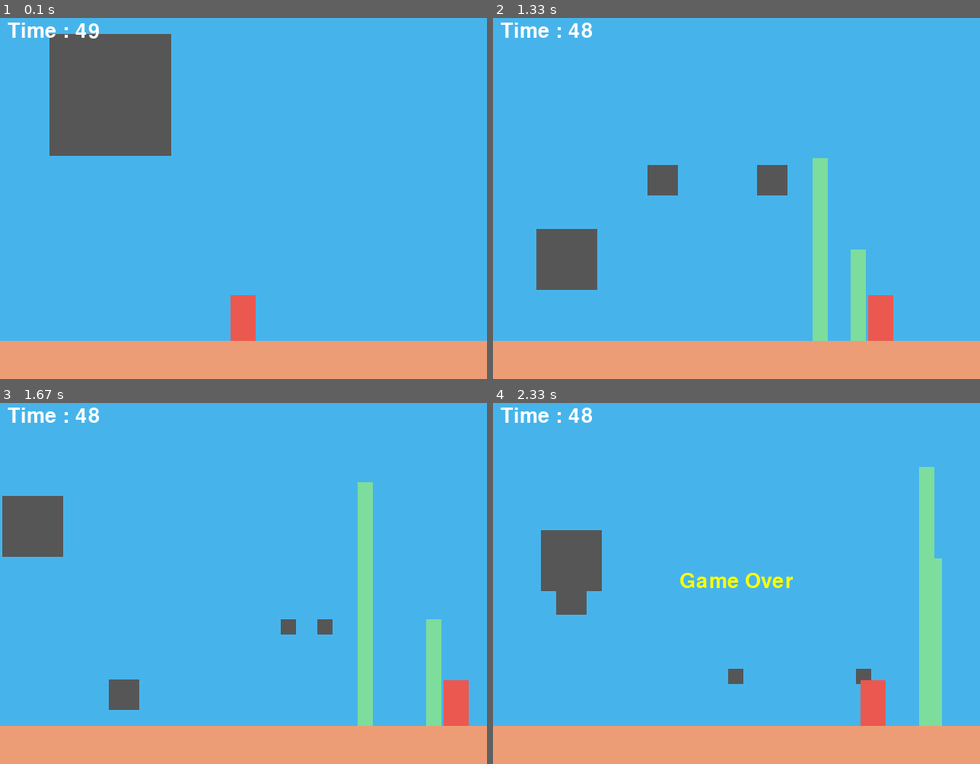
Above: before the commit, frames 1-4 (two rows, left to right).
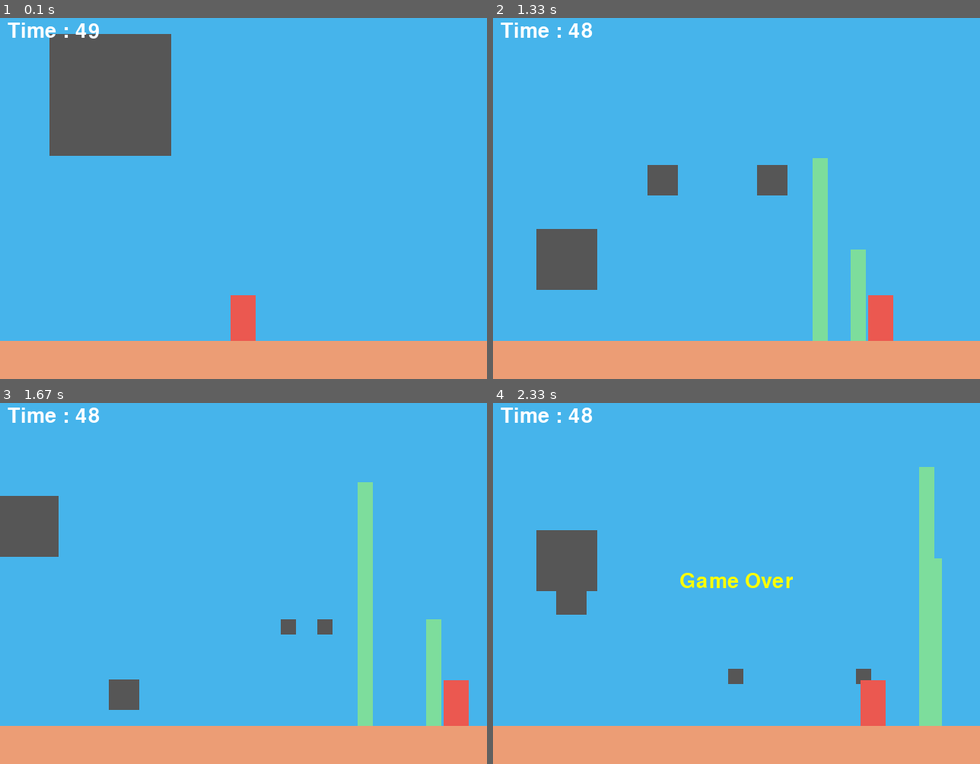
Above: after the commit, the same moments.

Repository: tunealog/python-project-game
Game: pygame game, started from pygame_project/6_gameover.py
Same seed, same stepped clock (60 frames per second), same inputs: the game is played once before the commit and once after it.
Inputs:
- Up to frame 1 (0.1 s): no input
- Up to frame 2 (1.33 s): tap Space at 0.33, 0.73, 1.03, 1.23 s; hold Right 0.67-1.13 s; hold Right from 1.17 s (still down)
- Up to frame 3 (1.67 s): tap Space at 1.53 s; release Right at 1.63 s
- Up to frame 4 (2.33 s): hold Left 1.67-2.2 s; tap Space at 1.73, 2.03 s

Frames 1-2 are identical in both runs. In frame 3, 0.2% of the frame differs, in the area x 0-13%, y 25-43%; in frame 4, 0.3%, in the area x 8-23%, y 35-53%.

Commit message:
pygame_Project Ball Game

Diff:
--- a/pygame_project/6_gameover.py
+++ b/pygame_project/6_gameover.py
@@ -139,7 +139,7 @@
         ball_width = ball_size[0]
         ball_height = ball_size[1]
 
-        if ball_pos_x <= 0 or ball_pos_x > screen_width - ball_width:
+        if ball_pos_x < 0 or ball_pos_x > screen_width - ball_width:
             ball_val["to_x"] = ball_val["to_x"] * -1
 
         if ball_pos_y >= screen_height - stage_height - ball_height:
@@ -212,6 +212,9 @@
                     })
 
                 break
+        else:
+            continue
+        break
 
     if ball_to_remove > -1:
         del balls[ball_to_remove]
@@ -223,6 +226,7 @@
     if len(balls) == 0:
         game_result = "Mission Complete"
         running = False
+
     # 5. Display to Screen
     screen.blit(background, (0, 0))
     for weapon_x_pos, weapon_y_pos in weapons:
@@ -245,8 +249,10 @@
     if total_time - elapsed_time <= 0:
         game_result = "Time Out"
         running = False
+
     # Update Display
     pygame.display.update()
+
 msg = game_font.render(game_result, True, (255, 255, 0))
 msg_rect = msg.get_rect(center=(int(screen_width/2), int(screen_height / 2)))
 screen.blit(msg, msg_rect)
